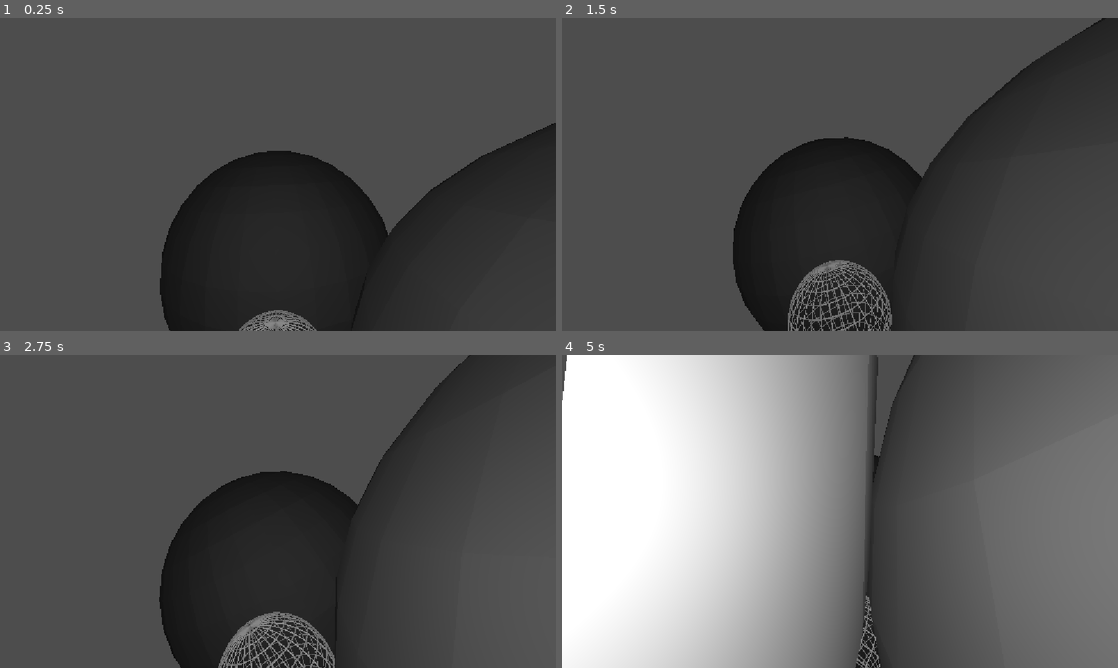
Above: before the commit, frames 1-4 (two rows, left to right).
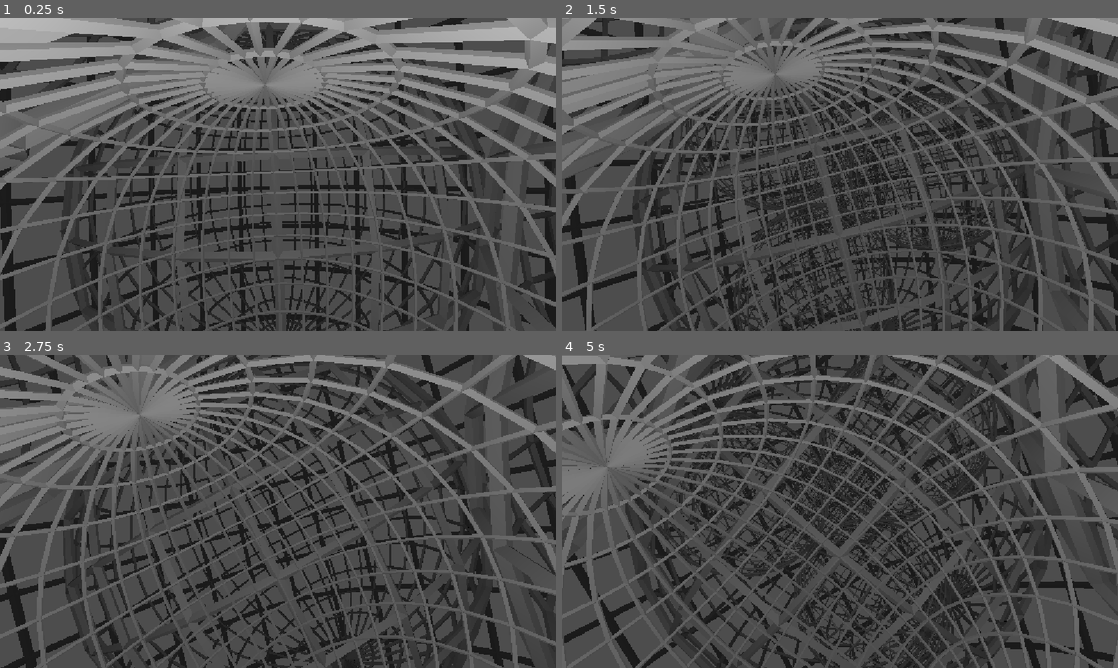
Above: after the commit, the same moments.

Repository: samuelvazan/the-machine-videogame
Game: Godot game, scene res://main.tscn
Same seed, same stepped clock (60 frames per second), same inputs: the game is played once before the commit and once after it.
Inputs (mouse positions are in pixels of both pictures, inside the frame that each line leads up to):
- Up to frame 1 (0.25 s): no input
- Up to frame 2 (1.5 s): move the mouse to (962, 158) at 0.52 s; tap S (camBackward) at 0.6 s; click (962, 158) at 0.67 s; move the mouse to (728, 190) at 1.27 s; tap E (camDown) at 1.35 s; click (728, 190) at 1.42 s
- Up to frame 3 (2.75 s): move the mouse to (333, 442) at 2.02 s; tap W (camForward) at 2.1 s; click (333, 442) at 2.17 s
- Up to frame 4 (5 s): move the mouse to (812, 574) at 2.77 s; tap A (camLeft) at 2.85 s; click (812, 574) at 2.92 s; move the mouse to (1006, 558) at 3.52 s; tap Down (camRdown) at 3.6 s; click (1006, 558) at 3.67 s; move the mouse to (673, 464) at 4.27 s; tap D (camRight) at 4.35 s; click (673, 464) at 4.42 s

The runs differ from the first frame. In frame 1, 61% of the frame differs, in the area x 0-100%, y 0-100%; in frame 2, 50%; in frame 3, 51%; in frame 4, 79%.

Commit message:
you can click on islands to spawn a tetrahedron preset

Diff:
--- a/island.gd
+++ b/island.gd
@@ -8,8 +8,11 @@
 class_name Island
 extends Node3D
 
+signal clicked(Name: String)
+
 const SPHERE_SCENE := preload("res://assets/sphere.glb")
 
+var tree_node_name: String
 var data_idx: int = -1
 var data: IslandData
 var island_manager: IslandManager
@@ -27,6 +30,17 @@
 	add_child(architecture)
 	if data.data.has("darkness"):
 		_apply_darkness(architecture, float(data.data["darkness"]))
+
+
+func _on_selection_area_input_event(
+	_camera: Node,
+	event: InputEvent,
+	_event_position: Vector3,
+	_normal: Vector3,
+	_shape_idx: int
+) -> void:
+	if event is InputEventMouseButton and event.button_index == MOUSE_BUTTON_LEFT and event.pressed:
+		clicked.emit(tree_node_name)
 
 
 func pack_architecture() -> PackedScene:
--- a/island.tscn
+++ b/island.tscn
@@ -1,6 +1,16 @@
-[gd_scene format=3 uid="uid://cw2v1ady7pwif"]
+[gd_scene load_steps=3 format=3 uid="uid://cw2v1ady7pwif"]
 
 [ext_resource type="Script" uid="uid://wuv3fnmgnb1c" path="res://island.gd" id="1_v6y4a"]
 
+[sub_resource type="SphereShape3D" id="SphereShape3D_selection"]
+radius = 1.0
+
 [node name="Island" type="Node3D" unique_id=1855105647]
 script = ExtResource("1_v6y4a")
+
+[node name="SelectionArea" type="Area3D" parent="."]
+
+[node name="CollisionShape3D" type="CollisionShape3D" parent="SelectionArea"]
+shape = SubResource("SphereShape3D_selection")
+
+[connection signal="input_event" from="SelectionArea" to="." method="_on_selection_area_input_event"]
--- a/island_manager.gd
+++ b/island_manager.gd
@@ -99,6 +99,17 @@
 		_delete_descendants(parent)
 		parent.Parentable = true
 		parent.ChildType = ""
+func toggle_tetrahedron_preset(Name: String) -> void:
+	var node_index := _find_node_index(Name)
+	if node_index == -1:
+		return
+	var node := tree[node_index]
+	if node.ChildType == "tetrahedron":
+		delete_tetrahedron_preset(Name)
+	elif node.Type == "tetrahedron" and node.Parentable:
+		add_tetrahedron_preset(Name)
+func _on_island_clicked(Name: String) -> void:
+	toggle_tetrahedron_preset(Name)
 
 
 func BFS(Name: String, viewer: Vector3, MaxDist: float) -> void: #Perform BFS over all the nodes and register the ones that are visible.
@@ -137,7 +148,7 @@
 					})
 	_sync_loaded_islands()
 
-
+# Helper functions for island_manager.gd:
 func _find_node_index(Name: String) -> int: # finds the node index based on the Name.
 	for node_index in range(tree.size()):
 		if tree[node_index].Name == Name:
@@ -186,6 +197,7 @@
 	if error == OK:
 		loaded_island_data.erase(data_idx)
 	return error
+
 func _next_node_name() -> String: # generate a unique node Name. For now: n0, n1, n2, n3, ...
 	var generated_name := "n" + str(next_node_id)
 	next_node_id += 1
@@ -211,8 +223,10 @@
 		if not loaded_islands.has(chunk_name):
 			var new_island := island_scene.instantiate() as Island
 			new_island.name = chunk_name
+			new_island.tree_node_name = chunk_name
 			new_island.data_idx = chunk["DataIndex"]
 			new_island.island_manager = self
+			new_island.clicked.connect(_on_island_clicked)
 			add_child(new_island)
 			loaded_islands[chunk_name] = new_island
 		var island: Node3D = loaded_islands[chunk_name]
@@ -234,14 +248,14 @@
 
 
 func _ready() -> void: # This is where I'll create an initial structure for now.
-	var root := TreeNode.new("root", "tetrahedron", true, 0, 10.0, Basis.IDENTITY, "", true)
+	var root := TreeNode.new("root", "tetrahedron", true, -1, 50.0, Basis.IDENTITY, "", true)
 	tree.append(root)
 	add_tetrahedron_preset(root.Name)
-	modify_data_idx(root.children[0].Name, 1)
-	modify_data_idx(root.children[1].Name, 1)
-	modify_data_idx(root.children[2].Name, 1)
+	#modify_data_idx(root.children[0].Name, 1)
+	#modify_data_idx(root.children[1].Name, 1)
+	#modify_data_idx(root.children[2].Name, 1)
 	add_tetrahedron_preset(root.children[3].Name)
-	modify_data_idx(root.children[3].children[0].Name, 1)
+	#modify_data_idx(root.children[3].children[0].Name, 1)
 
 @export var rotation_speed_degrees := 5.0
 
@@ -252,5 +266,5 @@
 	BFS(
 		"root",
 		$"../EnvironmentManager/Camera3D".global_position,
-		20.0
+		200.0
 	)
